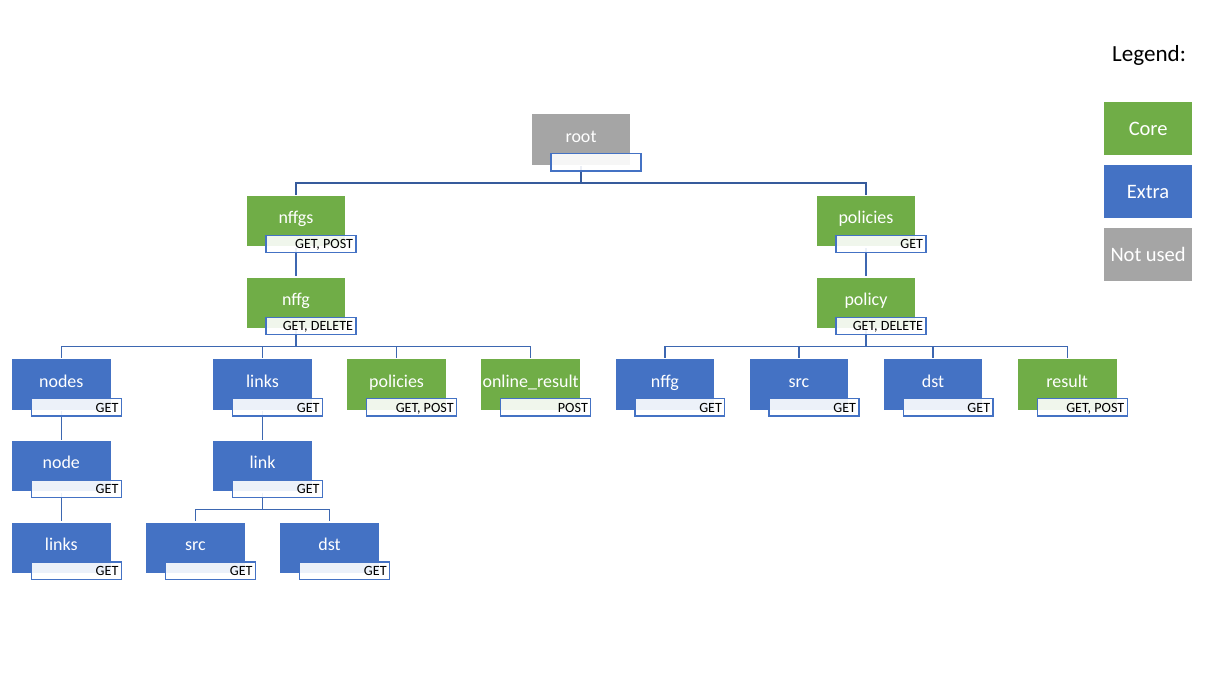
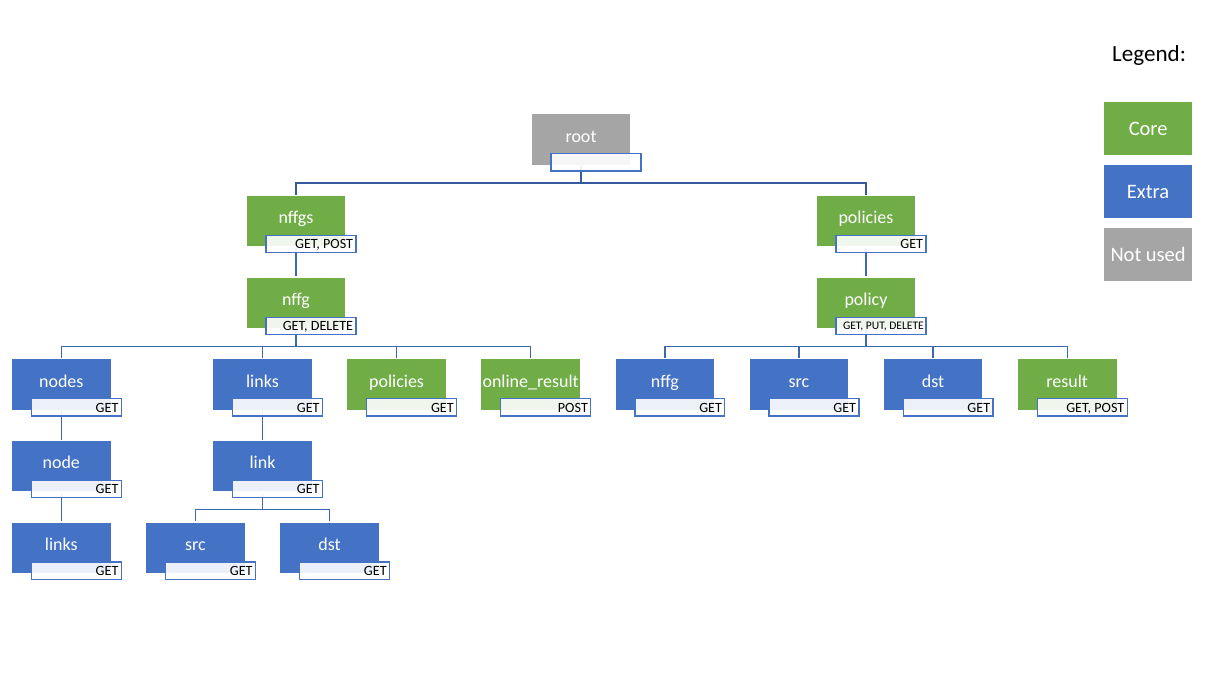
Before and after one commit to MartinoMensio/DP2-Labs, a slide deck: slide 1 of Assignment_3/doc-files/resources_chart.pptx. Drawn at 1232x693 pixels with LibreOffice and Linux fonts; fonts in the diff are those of the drawing. Boxes give left, top, right and bottom in pixels: in the first picture for what was removed or moved away, otherwise in the second. Text is boxed around its words. In the diff, an @@ line names an element or a change of style, - is before the commit and + after.

Commit message:
moved resource for creating/updating policy
Previously for creating a policy a POST request was sent to
`/nffgs/{nffg_name}/policies`.

Now a PUT request is sent to `policies/{policy_name}`

PUT is idempotent, POST is not. Since policies should be replaced if
have the same name, PUT is appropriate, also because the path is chosen
by the client (corresponds to the name of the policy)

```diff
--- a/Assignment_3/doc-files/resources_chart.pptx
+++ b/Assignment_3/doc-files/resources_chart.pptx
@@ text at (x1=843, y1=321, x2=924, y2=330): text changed; size 11 to 9 pt @@
-GET, DELETE
+GET, PUT, DELETE
@@ text at (x1=431, y1=403, x2=454, y2=416): text changed @@
-GET, POST
+GET
```
Also in this commit, not shown: 5 other files.
